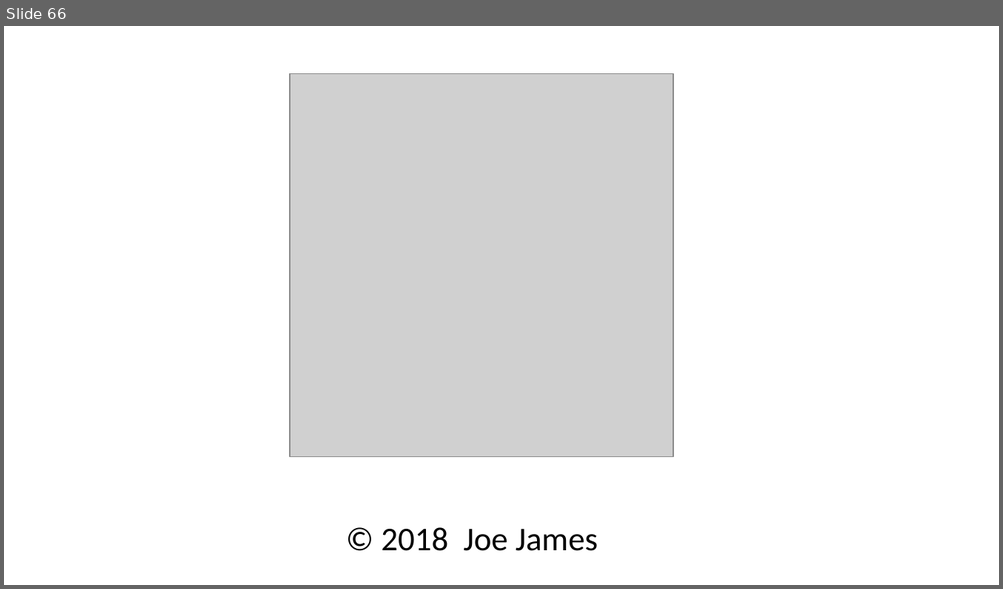
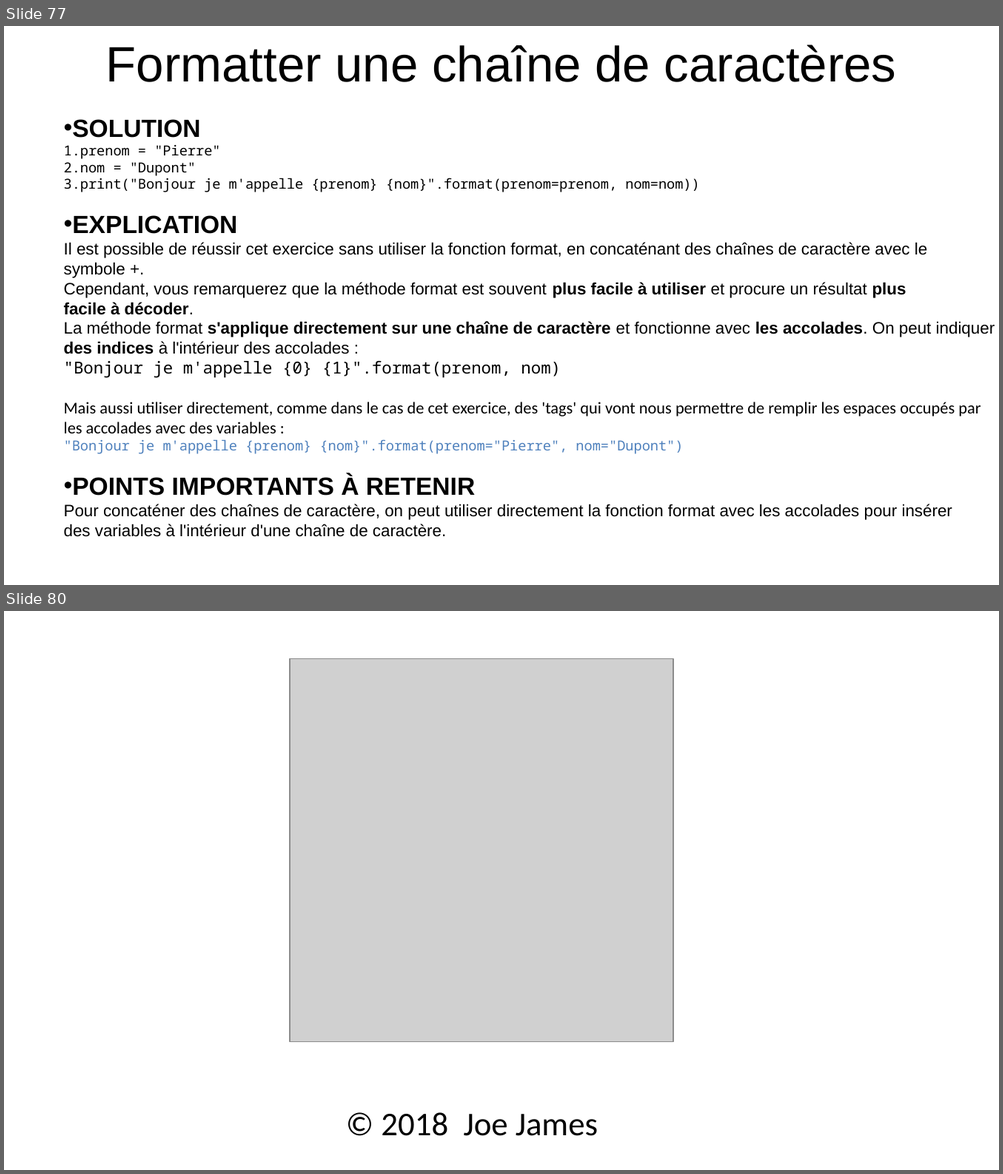
Before and after one commit to julienPalleau/Udemy, a slide deck: PythonParLaPratique 101 exercices/Python in 90 minutes [Enregistrement automatique].pptx. Shown one above the other, each under a label of ours: slide 66 before the commit, slides 77 and 80 after it; the slides between them are not shown. The pictures are 1003x589 and 1003x1174 pixels, drawn with LibreOffice and Linux fonts; fonts in the diff are those of the drawing; grey boxes stand for pictures. Boxes give left, top, right and bottom in pixels: in the first picture for what was removed or moved away, otherwise in the second. Text is boxed around its words. In the diff, an @@ line names an element or a change of style, - is before the commit and + after.

```diff
--- a/PythonParLaPratique 101 exercices/Python in 90 minutes [Enregistrement automatique].pptx
+++ b/PythonParLaPratique 101 exercices/Python in 90 minutes [Enregistrement automatique].pptx
@@ slide 77 added at box(4, 26, 999, 585), background #FFFFFF @@
@@ title added at box(106, 44, 896, 82), 36 pt, text #000000 @@
+Formatter une chaîne de caractères
@@ text added at box(64, 119, 995, 537), 12 pt, text #000000 @@
+• SOLUTION
+1. prenom = "Pierre"
+2. nom = "Dupont"
+3. print("Bonjour je m'appelle {prenom} {nom}".format(prenom=prenom, nom=nom))
+• EXPLICATION
+Il est possible de réussir cet exercice sans utiliser la fonction format, en concaténant des chaînes de caractère avec le
+symbole +.
+Cependant, vous remarquerez que la méthode format est souvent plus facile à utiliser et procure un résultat plus
+facile à décoder.
+La méthode format s'applique directement sur une chaîne de caractère et fonctionne avec les accolades. On peut indiquer
+des indices à l'intérieur des accolades :
+"Bonjour je m'appelle {0} {1}".format(prenom, nom)
+Mais aussi utiliser directement, comme dans le cas de cet exercice, des 'tags' qui vont nous permettre de remplir les espaces occupés par
+les accolades avec des variables :
+"Bonjour je m'appelle {prenom} {nom}".format(prenom="Pierre", nom="Dupont")
+• POINTS IMPORTANTS À RETENIR
+Pour concaténer des chaînes de caractère, on peut utiliser directement la fonction format avec les accolades pour insérer
+des variables à l'intérieur d'une chaîne de caractère.
@@ what was slide 66 is now slide 80 @@
```
Also in this commit, not shown: 13 other slides added.
